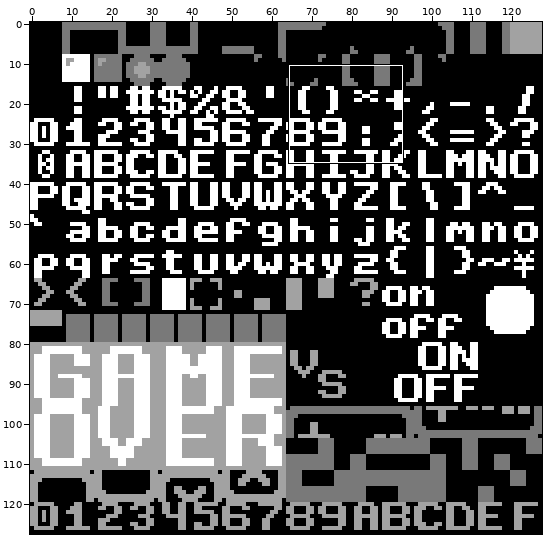
File history of a pixel-art file, images/tiles.aseprite. The picture above shows the old version from afar; the outline marks the close-up.
Close-up. Old version:
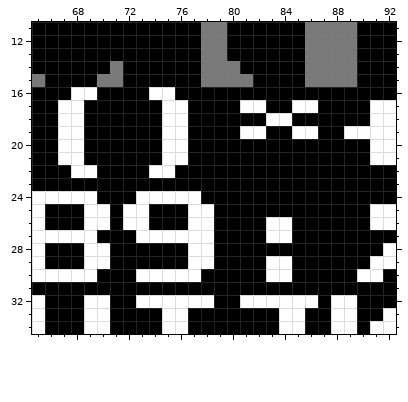
128x128 pixels, 1 frame. Shown: x 65..92, y 11..34.
The same view after the edit:
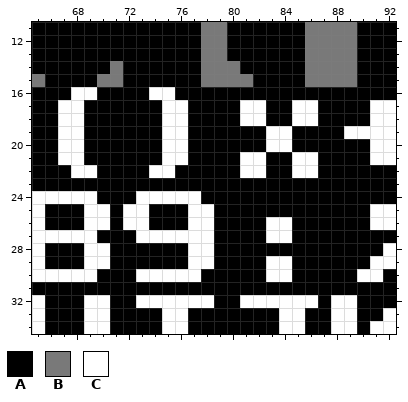
Palette (. is transparent): A #000000  B #797979  C #ffffff
Edits made:
Colour A replaces colour C in row 18 at x 83 to 84; in row 19 at x 81 to 82 and 85 to 86.
Colour C replaces colour A in row 18 at x 81 to 82 and 85 to 86; in rows 19 to 20 at x 83 to 84; in rows 21 to 22 at x 81 to 82 and 85 to 86.
Pixel boxes of the changes (left, top, right, bottom) in both close-ups:
changed: (240, 113, 318, 178)
